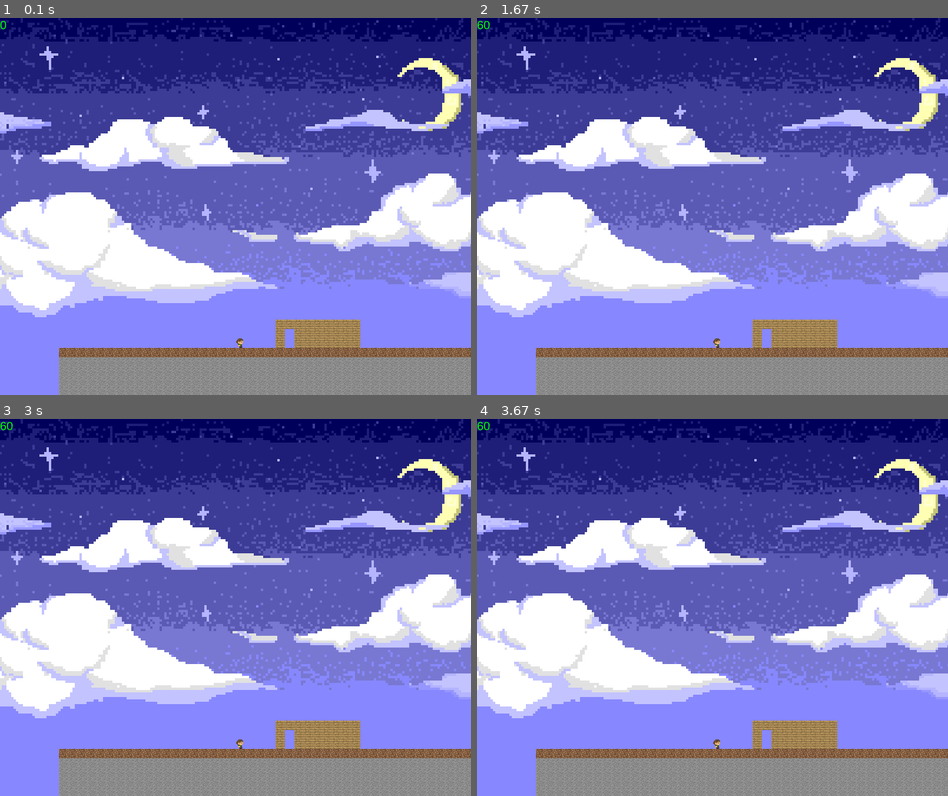
Above: before the commit, frames 1-4 (two rows, left to right).
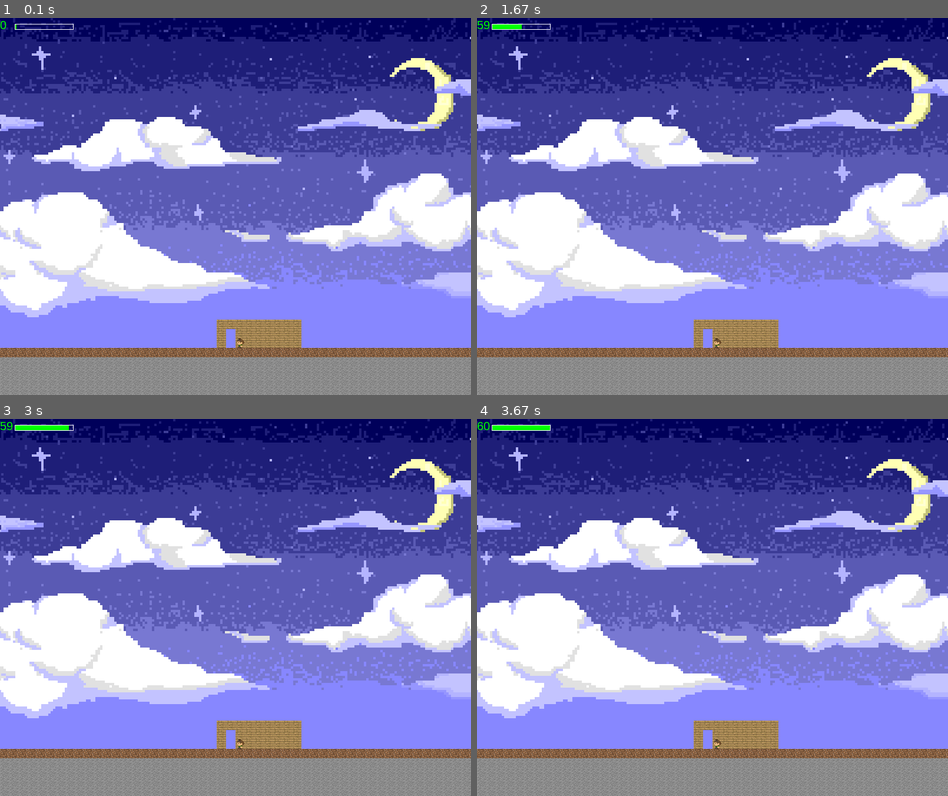
Above: after the commit, the same moments.

Repository: EvannBerthou/Pygame-RPG
Game: pygame game, started from main.py
The game is run twice, just before and just after one commit, with the same random seed, the same clock (stepped at 60 frames per second) and the same inputs.
Inputs:
- Up to frame 1 (0.1 s): no input
- Up to frame 2 (1.67 s): hold D 0.33-0.8 s; hold D 0.83-1.3 s; hold A from 1.33 s (still down)
- Up to frame 3 (3 s): release A at 1.87 s; hold D 2.33-2.97 s
- Up to frame 4 (3.67 s): hold A 3-3.47 s; hold D from 3.5 s (still down)

The runs differ from the first frame. In frame 1, 23% of the frame differs, in the area x 0-100%, y 0-100%; in frame 2, 23%; in frame 3, 23%; in frame 4, 23%.

Commit message:
Map Generation Optimization + Player Model

Diff:
--- a/CONST.py
+++ b/CONST.py
@@ -19,8 +19,16 @@
 STONE = "Graphics/stone.jpg"
 WOOD = "Graphics/wood.jpg"
 SKY = "Graphics/sky.png"
-PLAYER = "Graphics/player.png"
+PLAYER_LEFT = "Graphics/player_left.png"
+PLAYER_RIGHT = "Graphics/player_right.png"
 
 
 #PLAYER
 PlayerSpeed = .1
+
+def Clamp(value, min, max):
+    if value > max:
+        value = max
+    if value < min:
+        value = min
+    return value
--- a/Map.py
+++ b/Map.py
@@ -4,8 +4,13 @@
 
 pygame.init()
 
+class Pix:
+    def __init__(self,x,y,TILE):
+        self.x = x * TILE_SIZE
+        self.y = y * TILE_SIZE
+        self.tile = TILE
+
 class Map:
-
     def LoadTexture(file):
         bitmap = pygame.image.load(file)
         bitmap = pygame.transform.scale(bitmap, (TILE_SIZE, TILE_SIZE))
@@ -16,11 +21,10 @@
     Dirt = LoadTexture(DIRT)
     Stone = LoadTexture(STONE)
     Wood = LoadTexture(WOOD)
-    Player = LoadTexture(PLAYER)
+    Player_left = LoadTexture(PLAYER_LEFT)
+    Player_right = LoadTexture(PLAYER_RIGHT)
 
-    def GetTileFromColor(Color):
-        TILES = dict([(COLOR_RED, Map.Dirt),(COLOR_BLUE,Map.Wood), (COLOR_GREEN, Map.Stone)])
-        return TILES[Color]
+    TILES = dict([(COLOR_RED, Dirt),(COLOR_BLUE,Wood), (COLOR_GREEN, Stone)])
 
     def DrawTile(self,x,y,Tile):
         self.window.blit(Tile, (x,y))
@@ -28,14 +32,20 @@
 
     def GetMap(self):
         map = Image.open("Graphics/Map.png")
-        return map.load(), map.size
+        pix = map.load()
+        Tiles = []
+        for x in range(map.size[0]):
+            for y in range(map.size[1]):
+                if pix[x,y][3] is not 0:
+                    Tiles.append(Pix(x,y, Map.TILES[pix[x,y]]))
+
+        return Tiles, map.size
 
     def draw(self, PlayerX,PlayerY):
-        for x in range(self.mapSize[0]):
-            for y in range(self.mapSize[1]):
-                if self.pix[x,y][3] is not 0:
-                    self.DrawTile(x * TILE_SIZE - PlayerX, y * TILE_SIZE + PlayerY, Map.GetTileFromColor(self.pix[x,y]))
+        for tile in self.pix:
+            self.DrawTile(tile.x - PlayerX,tile.y,tile.tile)
 
     def __init__(self, window):
         self.window = window
-        self.pix, self.mapSize = self.GetMap()
+        self.pix,self.mapSize = self.GetMap()
+        self.draw(0,0)
--- a/Player.py
+++ b/Player.py
@@ -1,38 +1,56 @@
 from CONST import *
 import pygame
+from Map import *
 
 class Player:
     def draw(self):
+        Map
         x = WINDOW_WIDTH / 2
-        self.window.blit(self.sprite,(x,self.y))
+
+        if self.velocity is 1:
+            sprite = Map.Player_right
+        else:
+            sprite = Map.Player_left
+
+        self.window.blit(sprite,(x,self.y))
+
+
+        pygame.draw.rect(self.window, COLOR_WHITE, (25,10,100,10), 1)
+        self.health = Clamp(self.health,0,self.maxHealth)
+        healthRatio = self.health / self.maxHealth
+        pygame.draw.rect(self.window, COLOR_GREEN, (26,11, int(98 * healthRatio), 8))
+
 
     def move(self, deltaTime,mapSize):
         self.x += self.velocity * PlayerSpeed * deltaTime
         mapX = (mapSize[0] * TILE_SIZE) - (WINDOW_WIDTH / 2) - TILE_SIZE
 
-        if self.x > mapX:
-            self.x = mapX
-        if self.x < -400:
-            self.x = -400
+        self.x = Clamp(self.x, -400, mapX)
+
+        self.health += deltaTime / 32
 
     def handle_event(self,event):
+        keys = pygame.key.get_pressed()
         if event.type is pygame.KEYDOWN:
+            if self.velocity is 0:
+                if keys[pygame.K_a]:
+                    self.velocity = -1
+                if keys[pygame.K_d]:
+                    self.velocity = 1
 
-            if event.key is pygame.K_a:
-                self.velocity = -1
-
-            if event.key is pygame.K_d:
-                self.velocity = 1
-
-        if event.type is pygame.KEYUP:
-            if event.key in [pygame.K_d, pygame.K_a]:
+        if event.type == pygame.KEYUP:
+            if self.velocity is 1 and event.key is pygame.K_d:
+                self.velocity = 0
+            if self.velocity is -1 and event.key is pygame.K_a:
                 self.velocity = 0
 
-    def __init__(self, window,x,sprite):
-        self.x = x
+    def __init__(self, window):
+        self.x = 0
         self.y = WINDOW_HEIGHT - 6 * TILE_SIZE
         self.window = window
         self.velocity = 0
-        self.sprite = sprite
+
+        self.maxHealth = 100
         self.health = 0
+
         self.draw()
--- a/main.py
+++ b/main.py
@@ -5,8 +5,6 @@
 
 def show_fps():
     fps = int(clock.get_fps())
-    if fps > 60:
-        fps = 60
     fpsText = fps_font.render(str(fps), True, COLOR_GREEN)
     window.blit(fpsText,(0,0))
 
@@ -23,12 +21,12 @@
 fps_font = pygame.font.SysFont("Arial", 20)
 
 map = Map.Map(window)
-player = Player.Player(window, -100, map.Player)
+player = Player.Player(window)
 
 pygame.display.update()
 
 while True:
-    deltaTime = clock.tick(63)
+    deltaTime = clock.tick()
 
     for event in pygame.event.get():
         if event.type == pygame.QUIT:
Binary file added: Graphics/player_left.png
Renamed: Graphics/player.png -> Graphics/player_right.png
